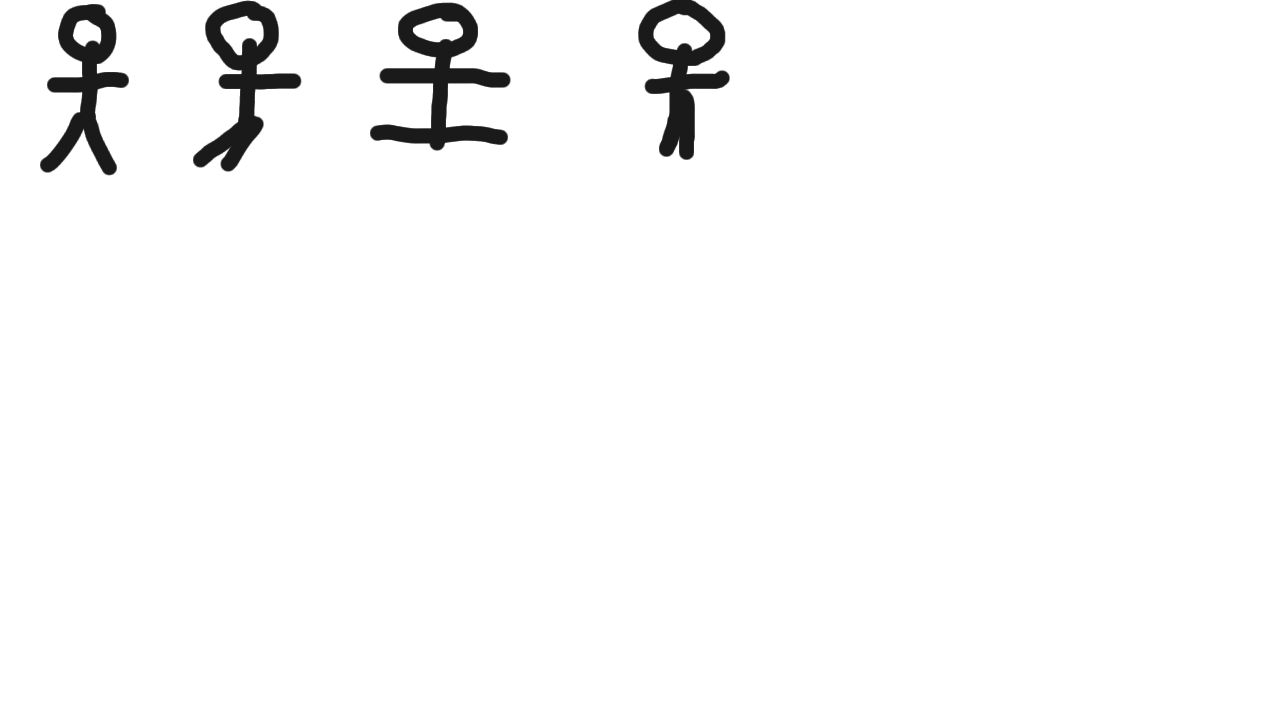
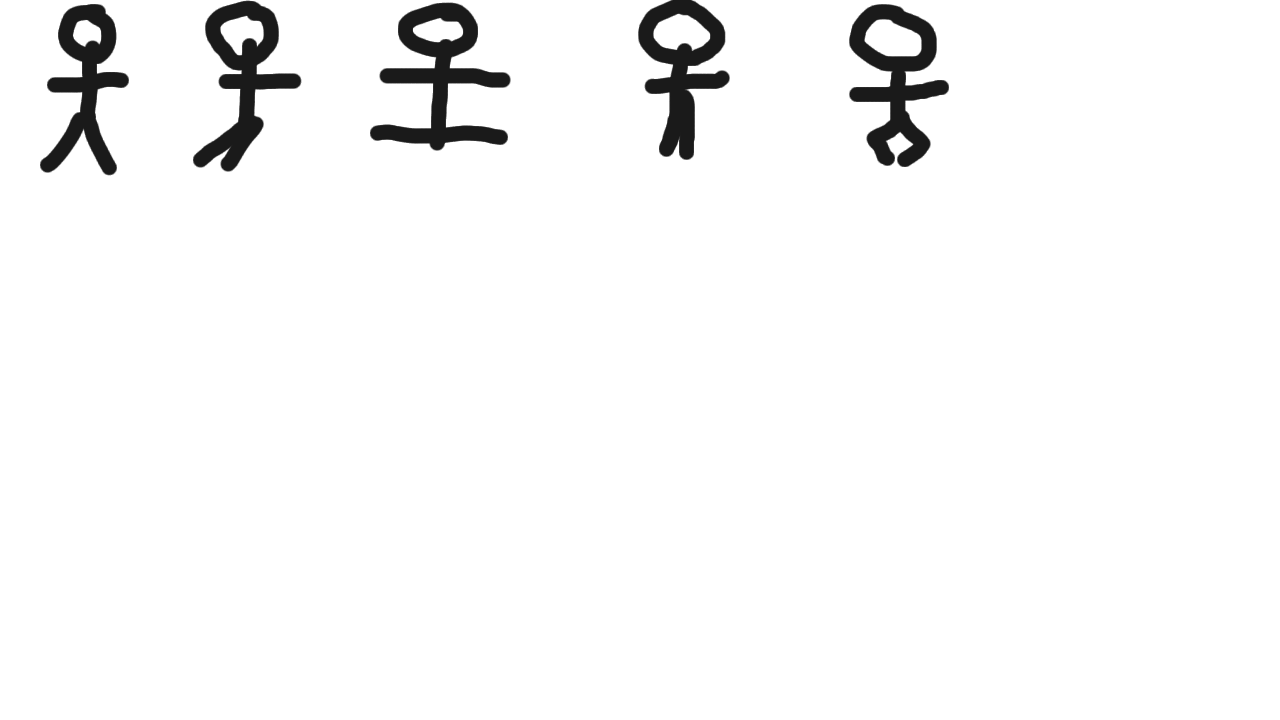
Before/after of a 1280×720 layered artwork. What changed in the layer stack:
painted on "Background" over (x1=849, y1=4, x2=949, y2=167)
